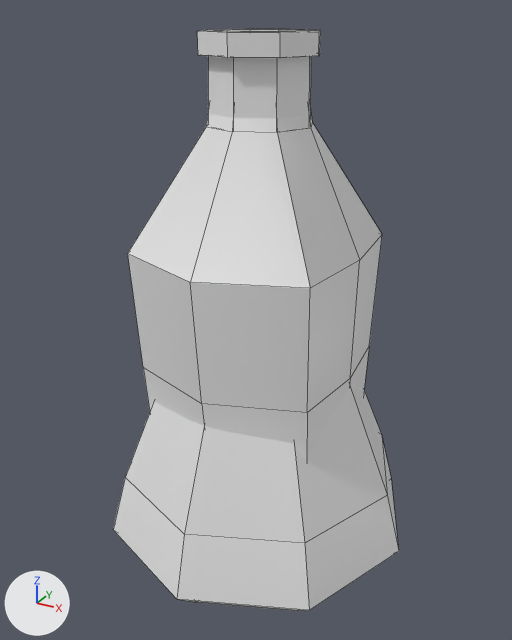
Before and after pictures for a commit that changed the Blender file BlenderFiles/ProjectFiles/ArcanarchyWorkbench.blend.
Rendered twice from a 50 mm camera at (0.135, -0.249, 0.122) aimed at (-0.002, -0.001, -0.002). The axes (+X, +Y, +Z) are drawn at lower left. The lights are the same throughout. The older version comes first. Mesh edges are drawn as thin lines. The same objects are shown in both versions, whatever each file hides.

Objects in the first picture: 'OBJ_Flask', 'OBJ_FlaskBottle'.
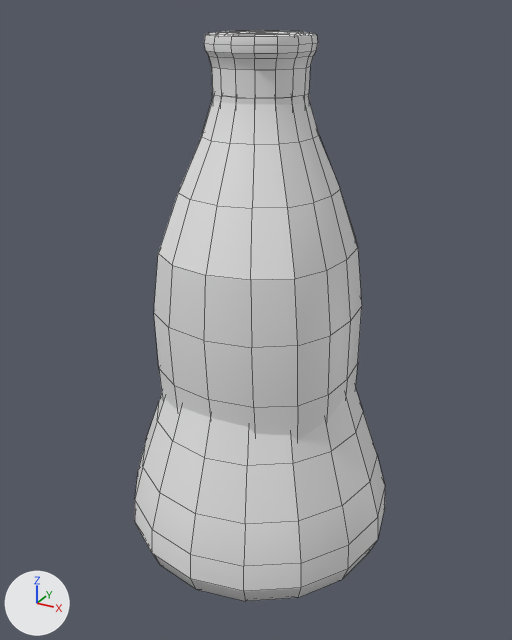
Edits to the bpy script that builds the scene:
```text
Change ob_obj_flask:
    add _m = ob_obj_flask.modifiers.new('Subdivision', 'SUBSURF')
    add _m.render_levels = 1
Change ob_obj_flaskbottle:
    add _m = ob_obj_flaskbottle.modifiers.new('Subdivision', 'SUBSURF')
    add _m.render_levels = 1
```

What differs and where, as boxes (x1, y1, x2, y2) in the pictures (512 x 640 px):
'OBJ_FlaskBottle', modifiers changed (18% narrower)
    before: (128, 29, 382, 462)
    after: (154, 31, 362, 440)
'OBJ_Flask', modifiers changed (13% narrower)
    before: (113, 29, 399, 611)
    after: (135, 32, 385, 601)
